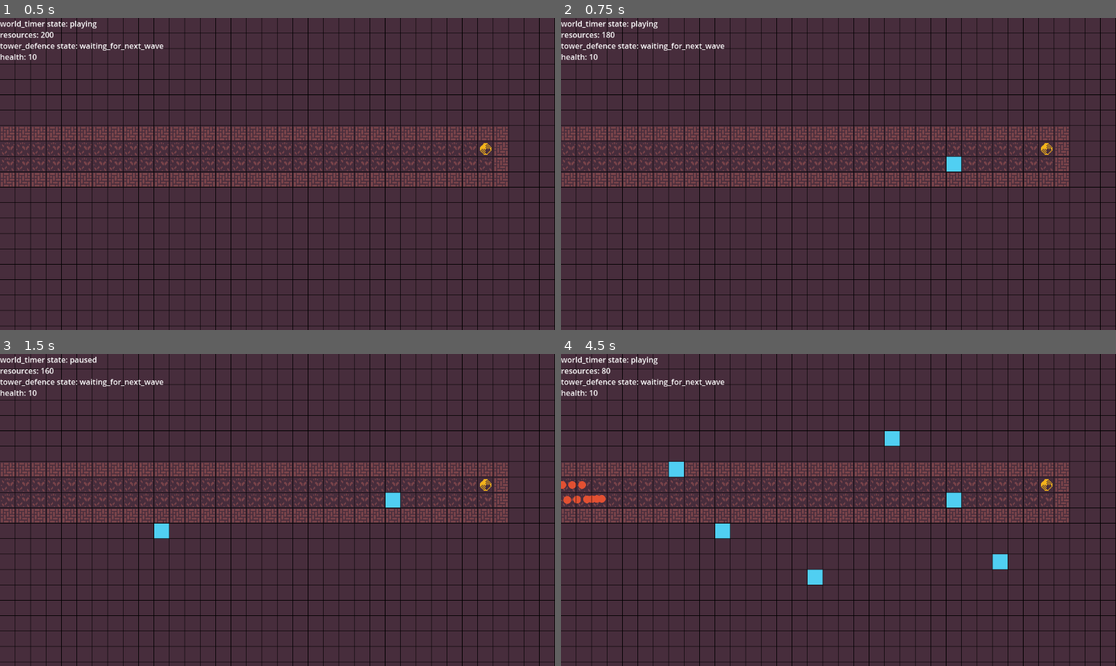
Above: before the commit, frames 1-4 (two rows, left to right).
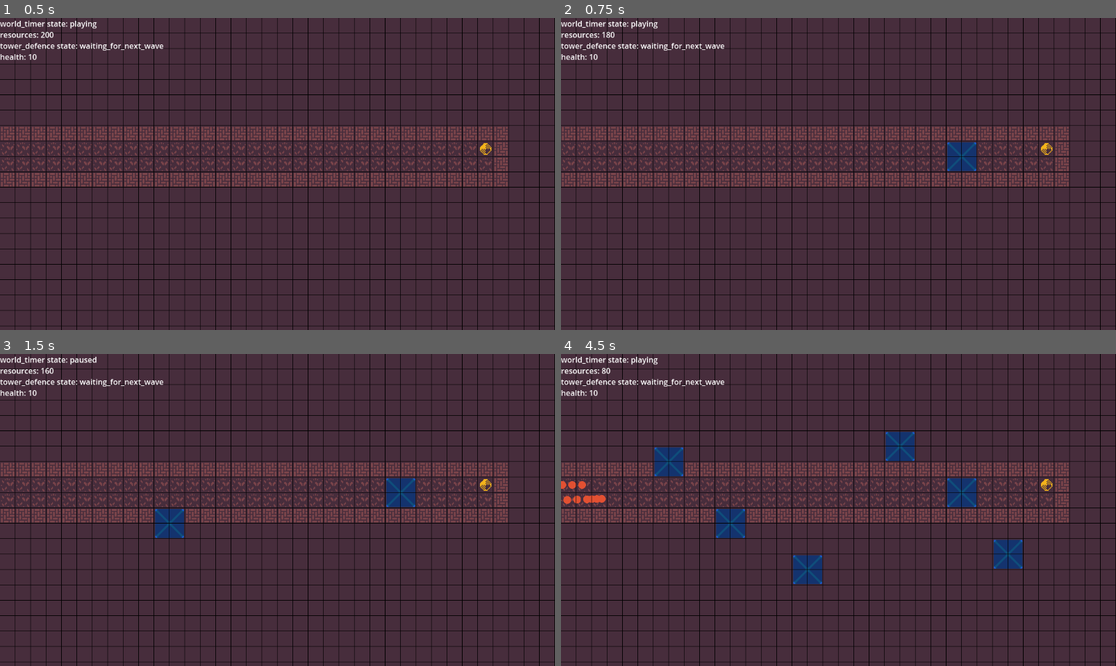
Above: after the commit, the same moments.

Repository: JeppeLindberg/Factory_tower_defence
Game: Godot game, scene res://scenes/main_scene.tscn
The game is run twice, just before and just after one commit, with the same random seed, the same clock (stepped at 60 frames per second) and the same inputs.
Inputs (mouse positions are in pixels of both pictures, inside the frame that each line leads up to):
- Up to frame 1 (0.5 s): no input
- Up to frame 2 (0.75 s): tap Enter at 0.5 s; move the mouse to (960, 158) at 0.52 s; click (960, 158) at 0.67 s
- Up to frame 3 (1.5 s): tap Space (pause_play) at 1.25 s; move the mouse to (166, 525) at 1.27 s; click (166, 525) at 1.42 s
- Up to frame 4 (4.5 s): tap Enter at 2, 3.5 s; move the mouse to (894, 441) at 2.02 s; click (894, 441) at 2.17 s; tap Space (pause_play) at 2.75 s; move the mouse to (810, 572) at 2.77 s; click (810, 572) at 2.92 s; move the mouse to (1005, 556) at 3.52 s; click (1005, 556) at 3.67 s; move the mouse to (672, 463) at 4.27 s; click (672, 463) at 4.42 s

Frame 1 is identical in both runs. In frame 2, 0.5% of the frame differs, in the area x 69-75%, y 39-50%; in frame 3, 1.0%; in frame 4, 2.9%, in the area x 16-84%, y 24-74%.

Commit message:
progress

Diff:
--- /dev/null
+++ b/prefabs/buildings/towers/basic_tower.tscn
@@ -0,0 +1,35 @@
+[gd_scene load_steps=6 format=3 uid="uid://dcce3wwekeh4y"]
+
+[ext_resource type="Script" path="res://scripts/library/activate_on_ready.gd" id="1_3mwbs"]
+[ext_resource type="Script" path="res://scripts/buildings/generic_tower.gd" id="2_qq7o4"]
+[ext_resource type="Script" path="res://scripts/buildings/towers/javelin_shooter.gd" id="3_yijg2"]
+[ext_resource type="Texture2D" uid="uid://b7wkdvsj6gqy8" path="res://sprites/basic.png" id="4_rta5u"]
+
+[sub_resource type="CircleShape2D" id="CircleShape2D_60yd6"]
+radius = 232.106
+
+[node name="basic_tower" type="Node2D"]
+script = ExtResource("1_3mwbs")
+
+[node name="generic_tower" type="Node2D" parent="."]
+script = ExtResource("2_qq7o4")
+bullet_path = "res://prefabs/basic_bullet.tscn"
+
+[node name="basic_tower" type="Node2D" parent="generic_tower"]
+script = ExtResource("3_yijg2")
+
+[node name="bullet_emitter" type="Node2D" parent="."]
+position = Vector2(16, 16)
+
+[node name="base" type="Sprite2D" parent="."]
+modulate = Color(0.313726, 0.811765, 0.94902, 1)
+position = Vector2(16, 16)
+texture = ExtResource("4_rta5u")
+
+[node name="range" type="Area2D" parent="."]
+position = Vector2(16, 16)
+
+[node name="collision" type="CollisionShape2D" parent="range"]
+shape = SubResource("CircleShape2D_60yd6")
+
+[node name="bullet_container" type="Node2D" parent="."]
--- a/prefabs/buildings/towers/javelin_shooter.tscn
+++ b/prefabs/buildings/towers/javelin_shooter.tscn
@@ -2,8 +2,8 @@
 
 [ext_resource type="Script" path="res://scripts/buildings/generic_tower.gd" id="1_bppie"]
 [ext_resource type="Script" path="res://scripts/library/activate_on_ready.gd" id="1_rnifl"]
-[ext_resource type="Texture2D" uid="uid://b7wkdvsj6gqy8" path="res://sprites/basic.png" id="1_we2ru"]
 [ext_resource type="Script" path="res://scripts/buildings/towers/javelin_shooter.gd" id="2_lrfc8"]
+[ext_resource type="Texture2D" uid="uid://dhjv6udmuj53l" path="res://sprites/buildings/tower_base.png" id="4_xwimb"]
 
 [sub_resource type="CircleShape2D" id="CircleShape2D_60yd6"]
 radius = 232.106
@@ -17,17 +17,19 @@
 
 [node name="javelin_shooter" type="Node2D" parent="generic_tower"]
 script = ExtResource("2_lrfc8")
+footprint = Vector2i(2, 2)
 
 [node name="bullet_emitter" type="Node2D" parent="."]
-position = Vector2(16, 16)
+position = Vector2(32, 32)
 
 [node name="base" type="Sprite2D" parent="."]
 modulate = Color(0.313726, 0.811765, 0.94902, 1)
-position = Vector2(16, 16)
-texture = ExtResource("1_we2ru")
+position = Vector2(32, 32)
+scale = Vector2(0.5, 0.5)
+texture = ExtResource("4_xwimb")
 
 [node name="range" type="Area2D" parent="."]
-position = Vector2(16, 16)
+position = Vector2(32, 32)
 
 [node name="collision" type="CollisionShape2D" parent="range"]
 shape = SubResource("CircleShape2D_60yd6")
--- a/scripts/building_placement.gd
+++ b/scripts/building_placement.gd
@@ -8,13 +8,15 @@
 var _terrain
 var _debug
 
+var current_building = null
 var resources = 200
 
 
-func _ready():
+func activate():
 	_main_scene = get_node(_scene_paths.MAIN_SCENE)
 	_terrain = get_node(_scene_paths.TERRAIN)
 	_debug = get_node(_scene_paths.DEBUG)
+	current_building = _buildings.get_building_by_name("javelin_shooter")
 
 func _process(_delta):
 	_debug.add_debug_text("resources", resources)
@@ -22,16 +24,9 @@
 # Place the current building at this coordinate
 func place_current_building_at_coord(coord):
 	var cell_info = _terrain.get_cell_state(coord)
-	var building_dict = _buildings.get_building_by_name("javelin_shooter")
 
 	if _cell_states.BUILDABLE in cell_info and \
-		resources >= building_dict["cost"]:
+		resources >= current_building["cost"]:
 
-		_terrain.spawn_building(building_dict["prefab_path"], coord)
-		resources -= building_dict["cost"]
-
-
-# Called when the mouse button is pressed on the TileMap.
-# func _on_input_event(viewport, event, shape_idx):
-# if event is InputEventMouseButton and event.pressed:
-# 	var tile_pos = Map.world_to_map(event.position)
+		_terrain.spawn_building(current_building["prefab_path"], coord)
+		resources -= current_building["cost"]
--- a/scripts/buildings/towers/javelin_shooter.gd
+++ b/scripts/buildings/towers/javelin_shooter.gd
@@ -1,4 +1,5 @@
 extends Node2D
 
 
-var shots_per_second = 1.0
+@export var footprint: Vector2i
+@export var shots_per_second = 1.0
--- a/scripts/controller.gd
+++ b/scripts/controller.gd
@@ -16,7 +16,13 @@
 # Called on any input that has not already been handled by the UI or other sources
 func _unhandled_input(event):
 	if event is InputEventMouseButton and event.pressed:
-		var tile_pos = _main_scene.pos_to_cell_coord(event.position)
+		var footprint_x = _building_placement.current_building["footprint_x"]
+		var footprint_y = _building_placement.current_building["footprint_y"]
+		var event_pos = event.position
+		event_pos -= Vector2((footprint_x - 1) * (_main_scene.quadrant_size().x / 2),
+								(footprint_y - 1) * (_main_scene.quadrant_size().y / 2))
+
+		var tile_pos = _main_scene.pos_to_cell_coord(event_pos)
 
 		_building_placement.place_current_building_at_coord(tile_pos)
 
--- a/scripts/library/buildings.json
+++ b/scripts/library/buildings.json
@@ -1,6 +1,8 @@
 {
     "javelin_shooter": {
         "prefab_path": "res://prefabs/buildings/towers/javelin_shooter.tscn",
-        "cost": 20
+        "cost": 20,
+        "footprint_x": 2,
+        "footprint_y": 2
     }
 }
Binary file added: asesprite/tower_base.aseprite
Binary file added: asesprite/tower_base.png
Not shown, added: asesprite/tower_base.png.import
Binary file added: sprites/buildings/tower_base.png
Not shown, added: sprites/buildings/tower_base.png.import
